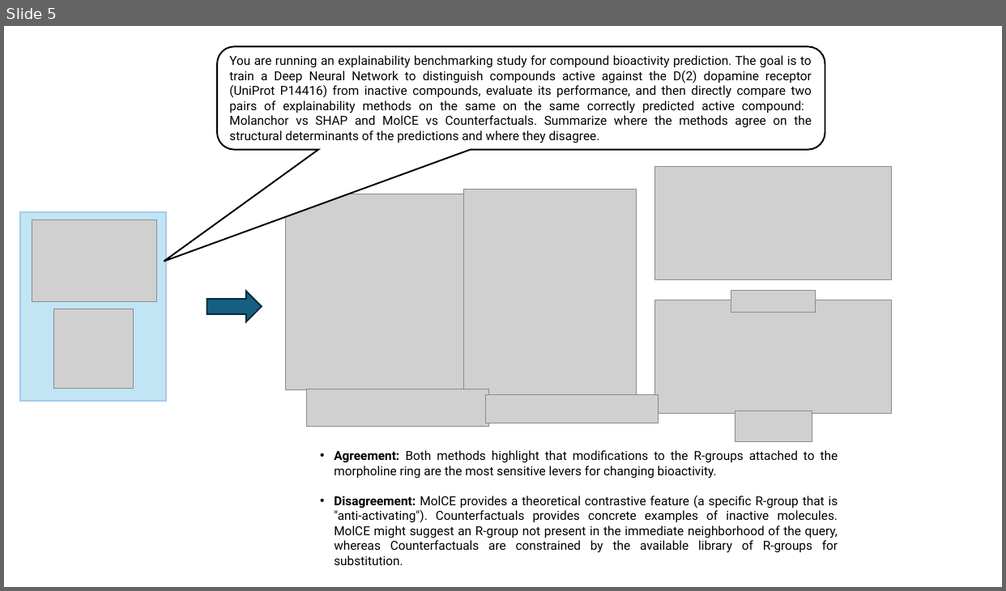
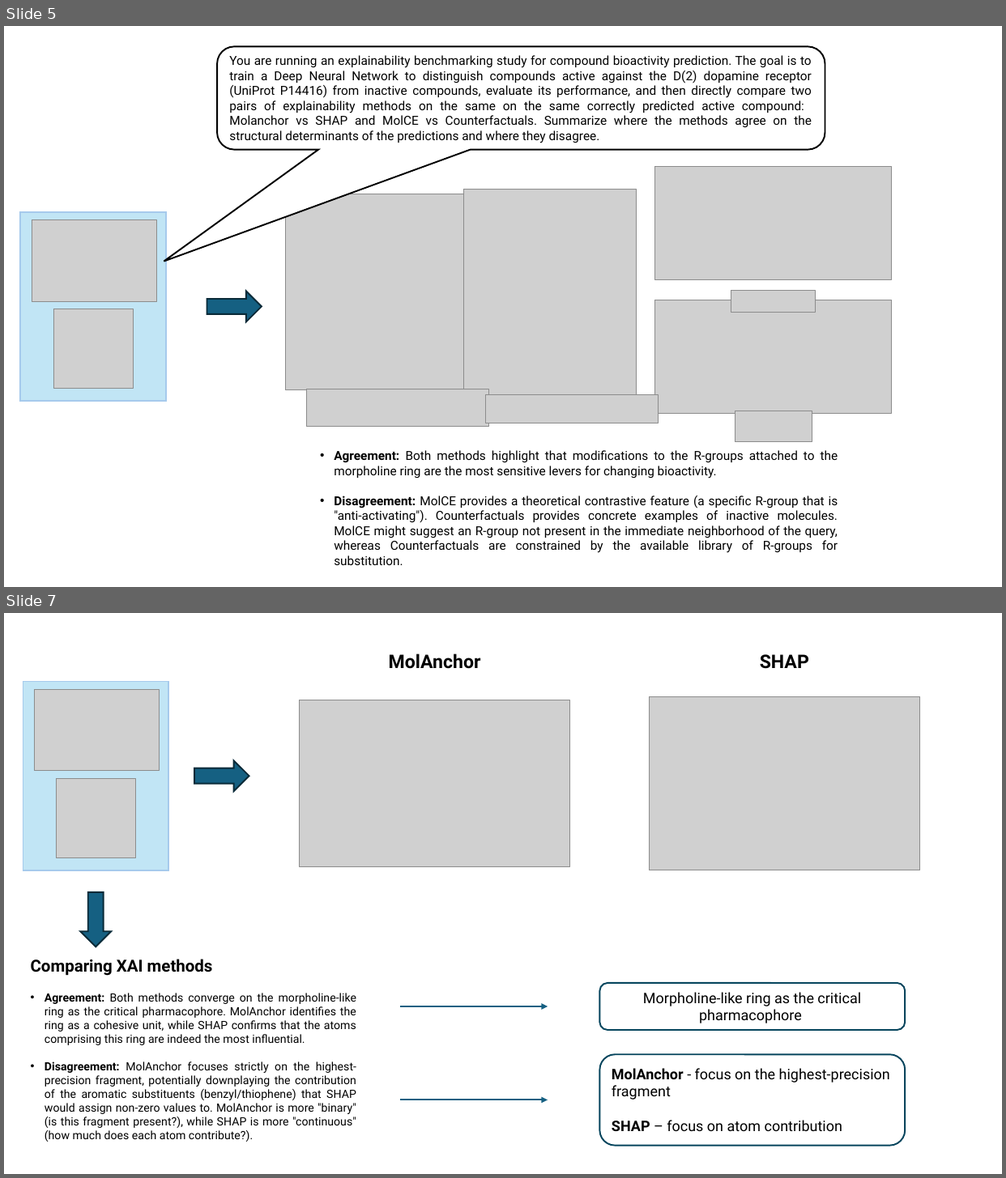
Before and after one commit to LSI-Uni-Bonn/ChemicHAL, a slide deck: slides/figures_AI_agent.pptx. Shown one above the other, each under a label of ours: slide 5 before the commit, slides 5 and 7 after it; the slides between them are not shown. The pictures are 1006x591 and 1006x1178 pixels, drawn with LibreOffice and Linux fonts; fonts in the diff are those of the drawing; grey boxes stand for pictures. Boxes give left, top, right and bottom in pixels: in the first picture for what was removed or moved away, otherwise in the second. Text is boxed around its words. In the diff, an @@ line names an element or a change of style, - is before the commit and + after.

Commit message:
Update presentation slides for AI Agent Explainability and Figures

```diff
--- a/slides/figures_AI_agent.pptx
+++ b/slides/figures_AI_agent.pptx
@@ slide 7 added at (4,613,1002,1174), background #FFFFFF @@
@@ text added at (389,653,481,669), 18 pt, text #000000, bold @@
+MolAnchor
@@ text added at (760,654,809,669), 18 pt, text #000000, bold @@
+SHAP
@@ rectangle added at (23,681,168,871), fill #C1E5F5, outline #A6CAEC 1.5 pt @@
@@ picture added at (34,689,159,771) @@
@@ picture added at (299,700,570,867) @@
@@ picture added at (650,697,920,871) @@
@@ picture added at (57,778,136,858) @@
@@ right arrow added at (195,760,249,791), fill #156082, outline #092A39 1.5 pt @@
@@ right arrow added at (80,892,111,947), fill #156082, outline #092A39 1.5 pt @@
@@ text added at (31,959,357,1142), 11 pt, text #000000 @@
+Comparing XAI methods
+• Agreement: Both methods converge on the morpholine-like ring as the critical pharmacophore. MolAnchor identifies the ring as a cohesive unit, while SHAP confirms that the atoms comprising this ring are indeed the most influential.
+• Disagreement: MolAnchor focuses strictly on the highest-precision fragment, potentially downplaying the contribution of the aromatic substituents (benzyl/thiophene) that SHAP would assign non-zero values to. MolAnchor is more "binary" (is this fragment present?), while SHAP is more "continuous" (how much does each atom contribute?).
@@ rounded rectangle added at (600,983,906,1031), fill #FFFFFF, outline #07455D 1.5 pt, 14 pt, text #000000 @@
+Morpholine-like ring as the critical pharmacophore
@@ arrow added from (400, 1007) to (548, 1007), #156082 1.5 pt @@
@@ rounded rectangle added at (600,1054,906,1146), fill #FFFFFF, outline #07455D 1.5 pt, 14 pt, text #000000 @@
+MolAnchor - focus on the highest-precision fragment
+SHAP – focus on atom contribution
@@ arrow added from (400, 1101) to (548, 1101), #156082 1.5 pt @@
```
Also in this commit, not shown: 2 other slides added, 1 other file.
